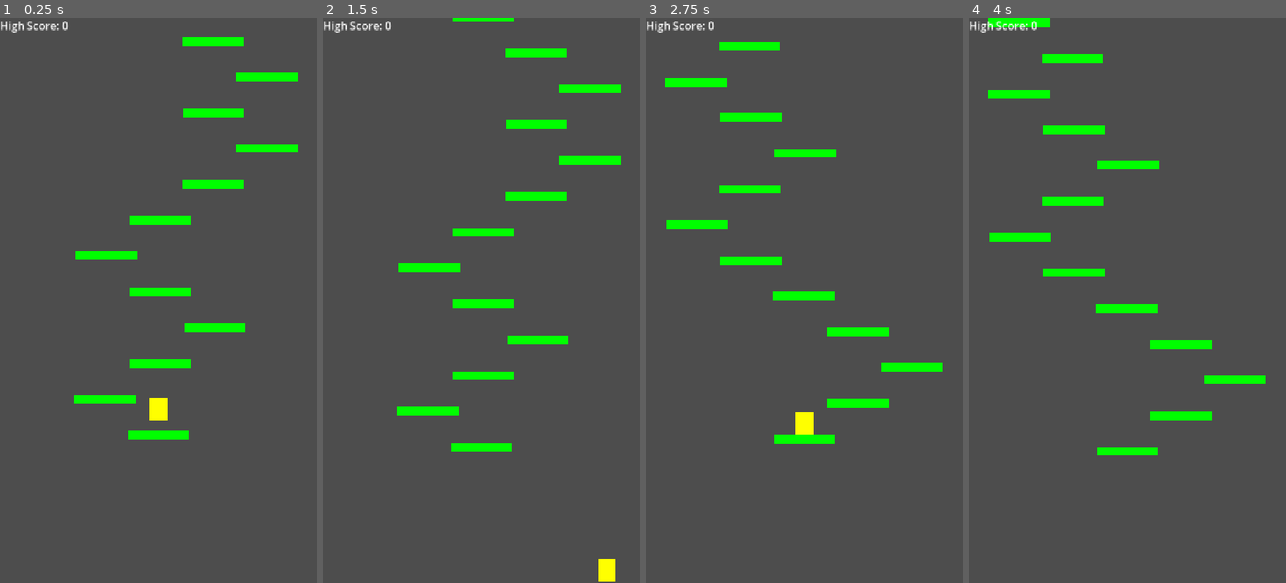
Above: before the commit, frames 1-4 (left to right).
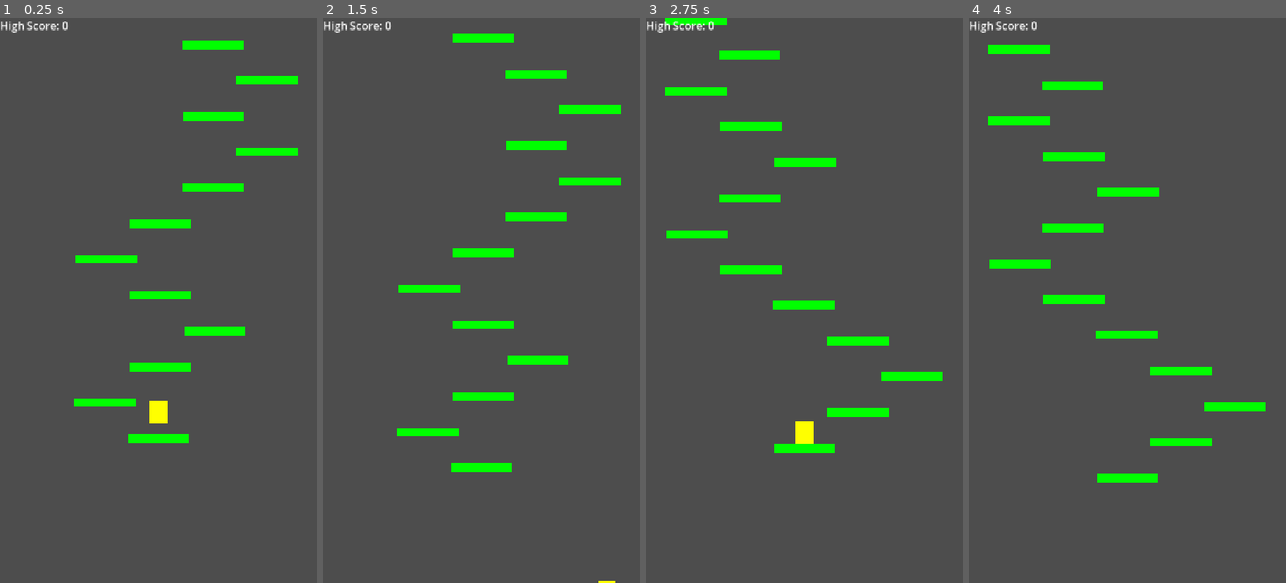
Above: after the commit, the same moments.

Repository: mezegis-hub/Vertical-Jumper
Game: Godot game, scene res://Scene/main.tscn
Two runs of this game, one before a commit and one after it. Both use one fixed random seed, a clock stepped at 60 frames per second and the inputs below.
Inputs:
- Up to frame 1 (0.25 s): no input
- Up to frame 2 (1.5 s): tap Enter (ui_accept) at 0.5, 0.77 s; hold Right (ui_right) from 0.53 s (still down)
- Up to frame 3 (2.75 s): tap Enter (ui_accept) at 1.52 s; release Right (ui_right) at 2 s; click "RESTART" at 2 s
- Up to frame 4 (4 s): hold Left (ui_left) 2.78-3.53 s; hold Right (ui_right) from 3.53 s (still down); tap Enter (ui_accept) at 3.77 s

The runs differ from the first frame. In frame 1, 2.9% of the frame differs, in the area x 23-94%, y 3-76%; in frame 2, 7.8%; in frame 3, 7.6%; in frame 4, 7.9%, in the area x 6-94%, y 0-83%.

Commit message:
speed change

Diff:
--- a/Scripts/camera_2d.gd
+++ b/Scripts/camera_2d.gd
@@ -1,7 +1,7 @@
 extends Camera2D
 
-@export var scroll_speed := 20.0
-@export var max_scroll_speed := 120.0
+@export var scroll_speed := 50.0
+@export var max_scroll_speed := 250.0
 @export var speed_increase_height := 5000.0
 
 @onready var player := get_tree().get_first_node_in_group("player")
Not shown, changed: index.html
Not shown, changed: index.pck
